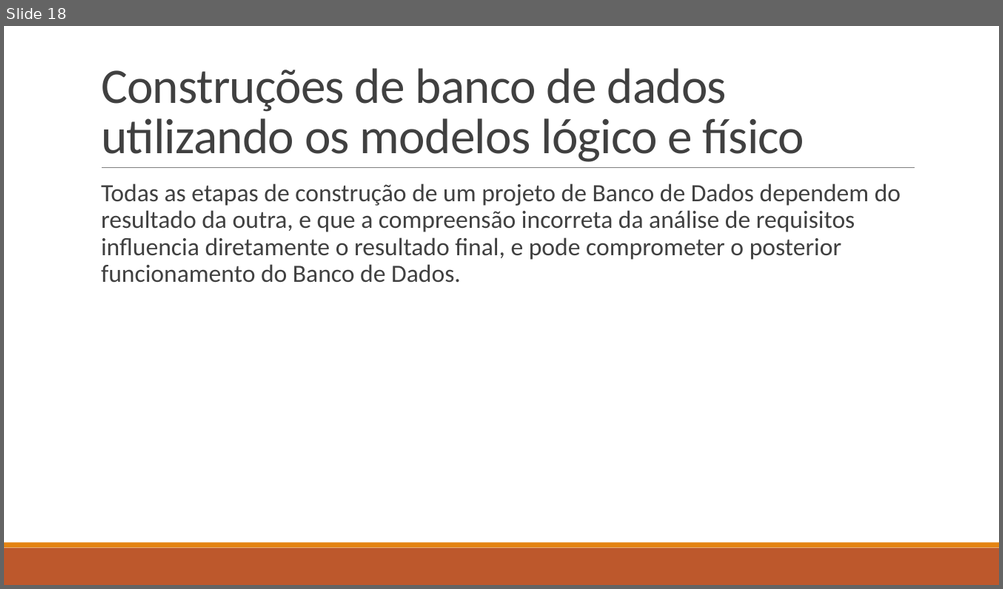
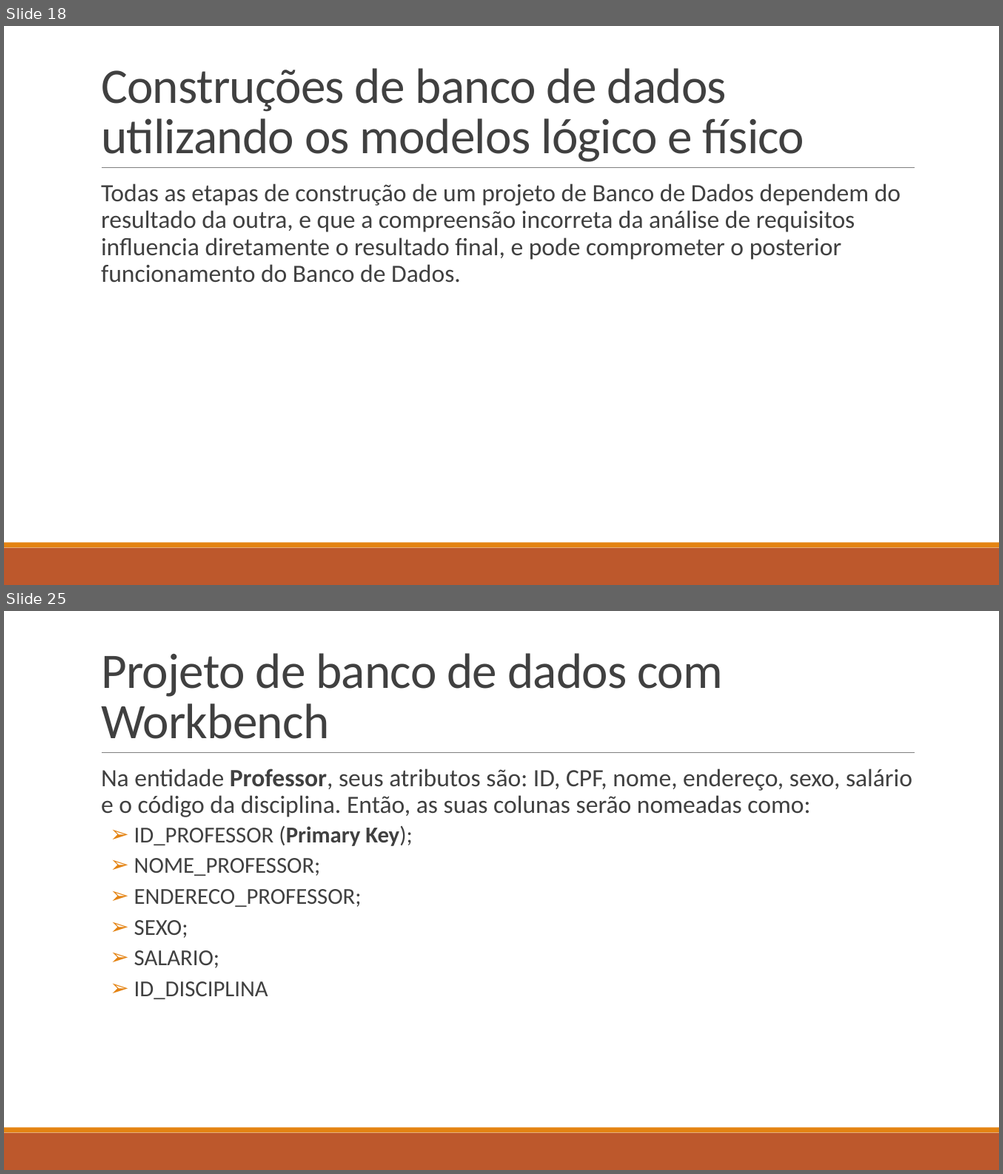
Before and after one commit to LucasHerculanoAmaro/Minhas-Aulas, a slide deck: Euripedes Simões de Paula/Banco de Dados/Aula 9/Projeto de Banco de Dados.pptx. Shown one above the other, each under a label of ours: slide 18 before the commit, slides 18 and 25 after it; the slides between them are not shown. The pictures are 1003x589 and 1003x1174 pixels, drawn with LibreOffice and Linux fonts; fonts in the diff are those of the drawing. Boxes give left, top, right and bottom in pixels: in the first picture for what was removed or moved away, otherwise in the second. Text is boxed around its words. In the diff, an @@ line names an element or a change of style, - is before the commit and + after.

Commit message:
atualizando a aula 9 de Banco de Dados

```diff
--- a/Euripedes Simões de Paula/Banco de Dados/Aula 9/Projeto de Banco de Dados.pptx
+++ b/Euripedes Simões de Paula/Banco de Dados/Aula 9/Projeto de Banco de Dados.pptx
@@ slide 25 added at (4, 611, 999, 1170), background #FFFFFF; not listed: 3 template elements that a slide beside it also shows @@
@@ title added at (101, 653, 722, 739), 48 pt, text #404040 @@
+Projeto de banco de dados com Workbench
@@ text added at (101, 769, 912, 999), 24 pt, text #404040 @@
+  Na entidade Professor, seus atributos são: ID, CPF, nome, endereço, sexo, salário e o código da disciplina. Então, as suas colunas serão nomeadas como:
+  ➢ ID_PROFESSOR (Primary Key);
+  ➢ NOME_PROFESSOR;
+  ➢ ENDERECO_PROFESSOR;
+  ➢ SEXO;
+  ➢ SALARIO;
+  ➢ ID_DISCIPLINA
```
Also in this commit, not shown: 7 other slides added, 2 other files.
